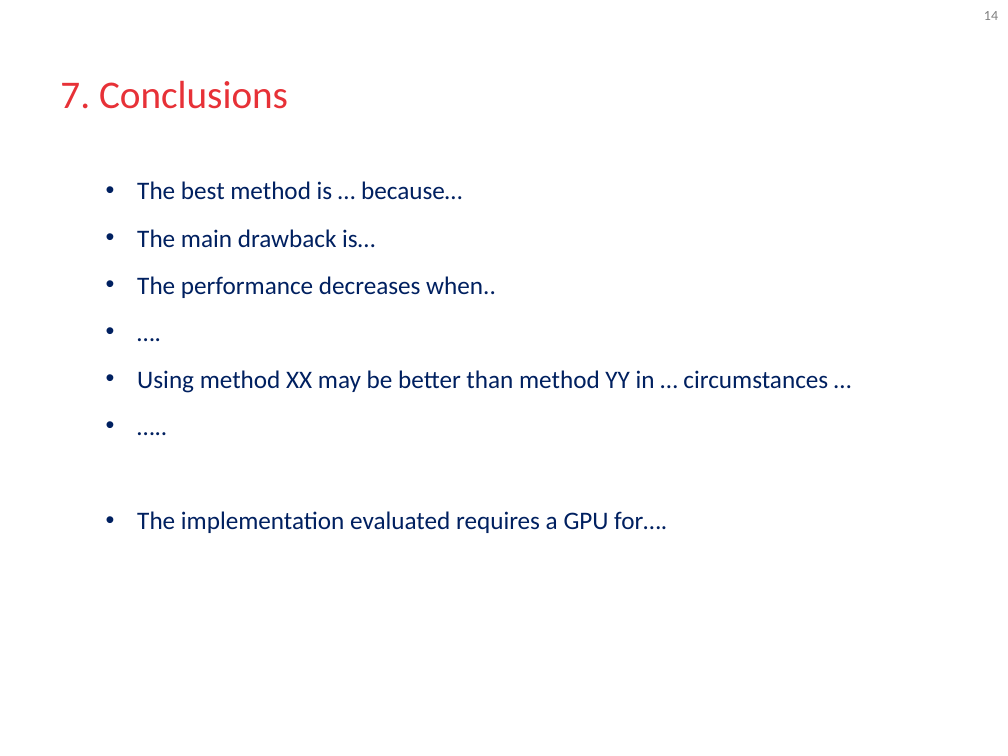
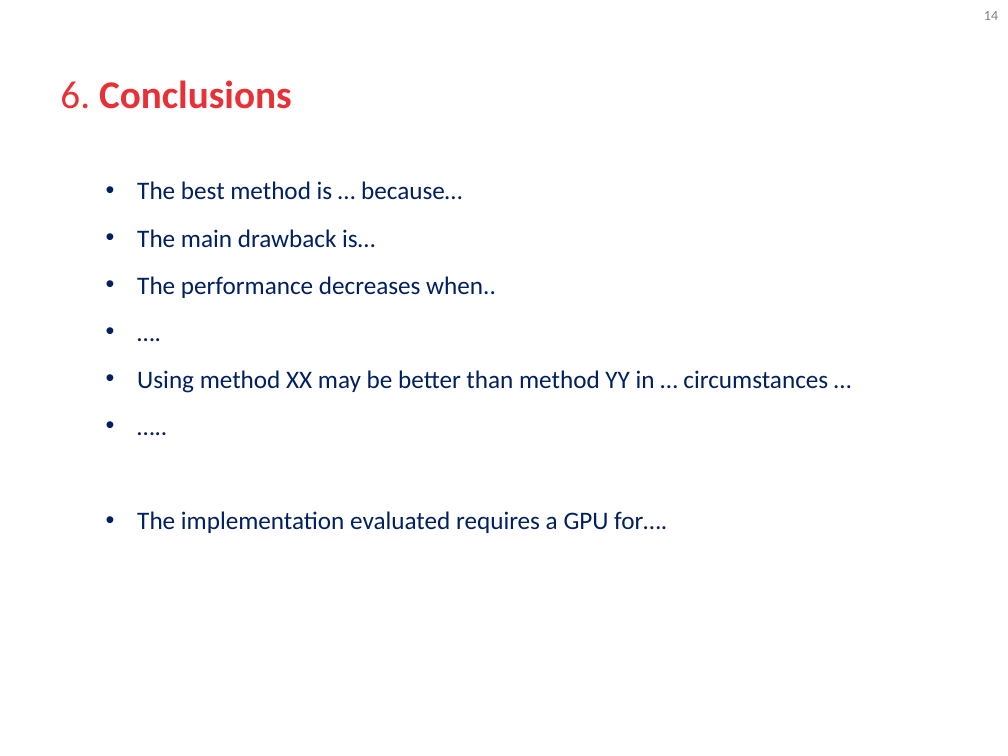
Before and after one commit to blooraayy/VA_RetoMichelin, a slide deck: slide 14 of docs/GIDIA_VA_Course_Project_Presentations.pptx. Drawn at 1008x756 pixels with LibreOffice and Linux fonts; fonts in the diff are those of the drawing; background and template pictures are left out. Boxes give left, top, right and bottom in pixels: in the first picture for what was removed or moved away, otherwise in the second. Text is boxed around its words. In the diff, an @@ line names an element or a change of style, - is before the commit and + after.

```diff
--- a/docs/GIDIA_VA_Course_Project_Presentations.pptx
+++ b/docs/GIDIA_VA_Course_Project_Presentations.pptx
@@ title at (60, 80, 292, 109): text changed; bold on @@
-7. Conclusions
+6. Conclusions
```
Also in this commit, not shown: 14 other slides changed, 2 slides added.
